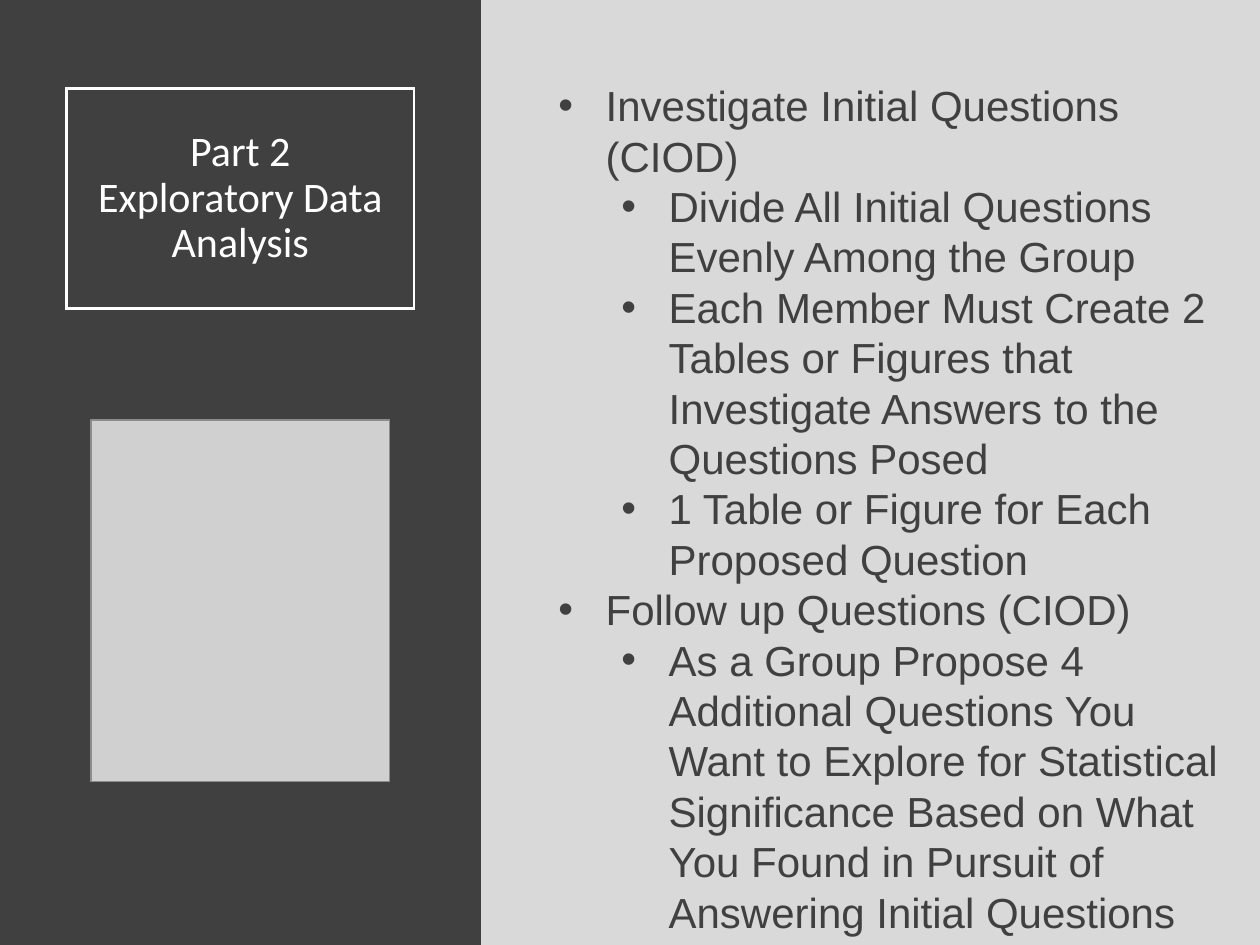
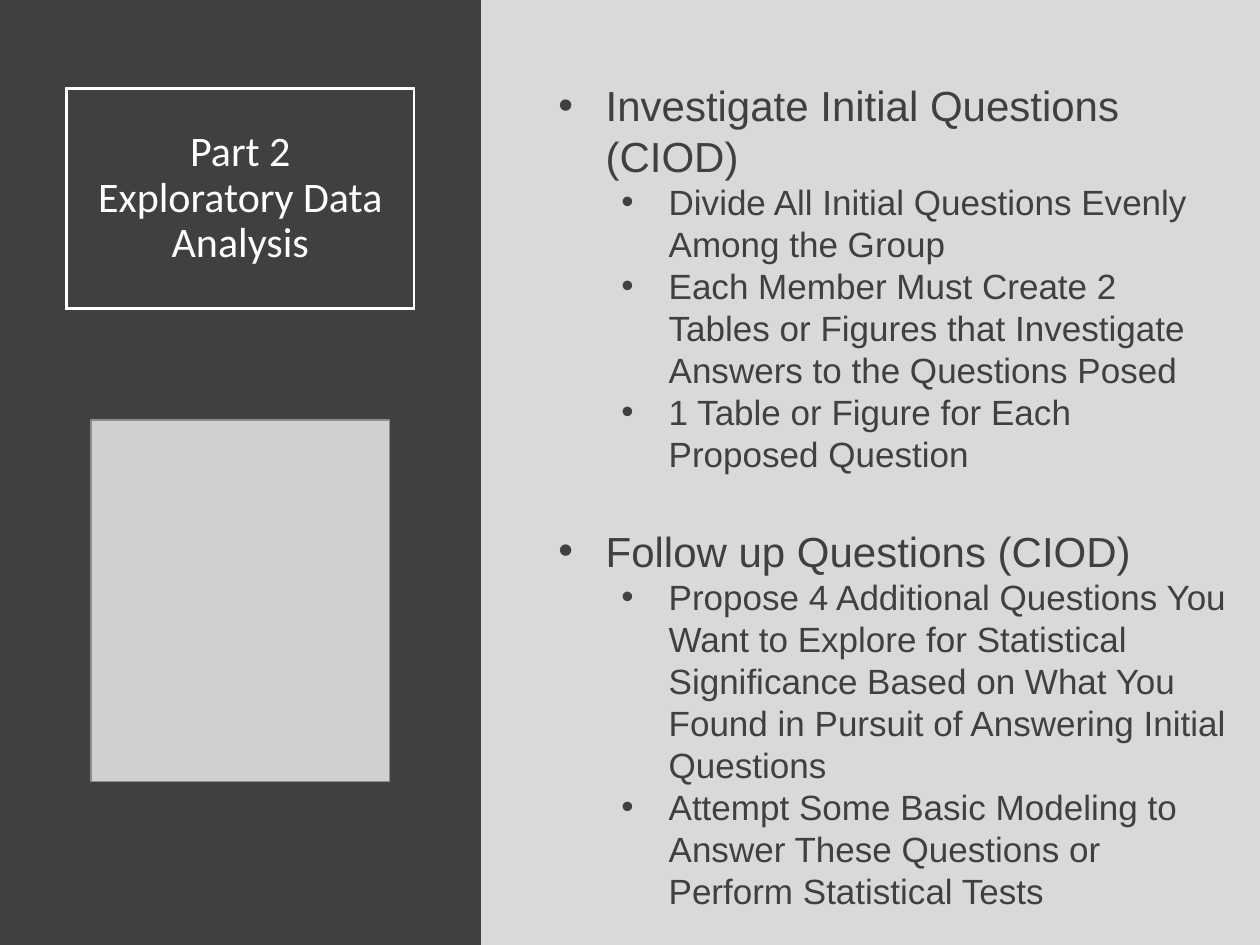
Before and after one commit to SuperMarioGiacomazzo/STOR320_WEBSITE, a slide deck: slide 12 of Lecture/Final Project 1/Final_Project_1_Lecture.pptx. Drawn at 1260x945 pixels with LibreOffice and Linux fonts; fonts in the diff are those of the drawing; grey boxes stand for pictures. Boxes give left, top, right and bottom in pixels: in the first picture for what was removed or moved away, otherwise in the second. Text is boxed around its words. In the diff, an @@ line names an element or a change of style, - is before the commit and + after.

```diff
--- a/Lecture/Final Project 1/Final_Project_1_Lecture.pptx
+++ b/Lecture/Final Project 1/Final_Project_1_Lecture.pptx
@@ text at <box>669,189,1186,474</box>: size 24 to 20 pt in "Divide All Initial Questions Evenly Among the ...", "Each Member Must Create 2 Tables or ...", "1 Table or Figure for Each Proposed ..." @@
@@ text at <box>669,584,1226,905</box>: text changed; size 24 to 20 pt @@
-  • As a Group Propose 4 Additional Questions You Want to Explore for Statistical Significance Based on What You Found in Pursuit of Answering Initial Questions
+  • Propose 4 Additional Questions You Want to Explore for Statistical Significance Based on What You Found in Pursuit of Answering Initial Questions
+  • Attempt Some Basic Modeling to Answer These Questions or Perform Statistical Tests
```
Also in this commit, not shown: 15 other slides changed, 3 other files.
